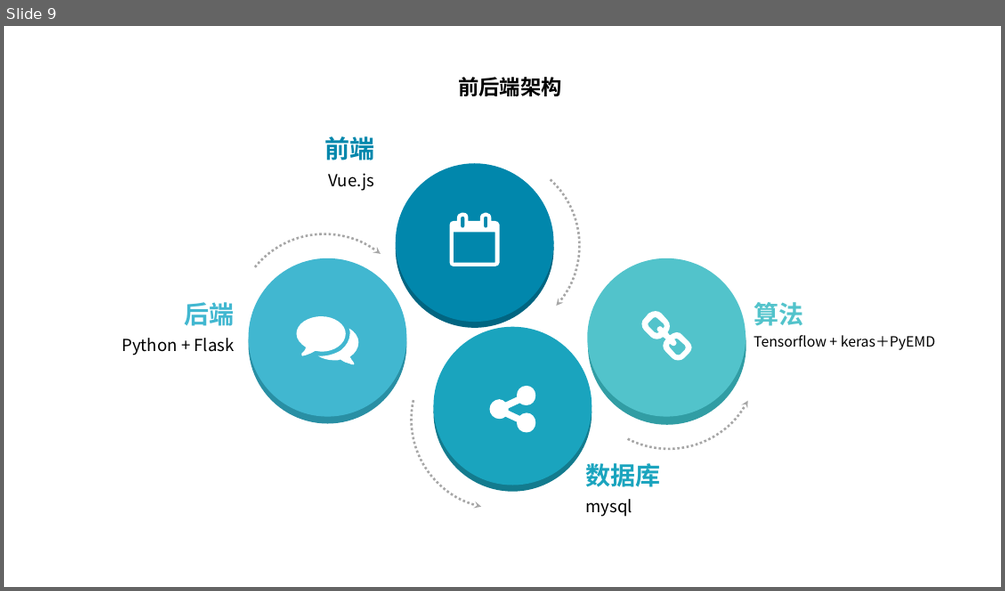
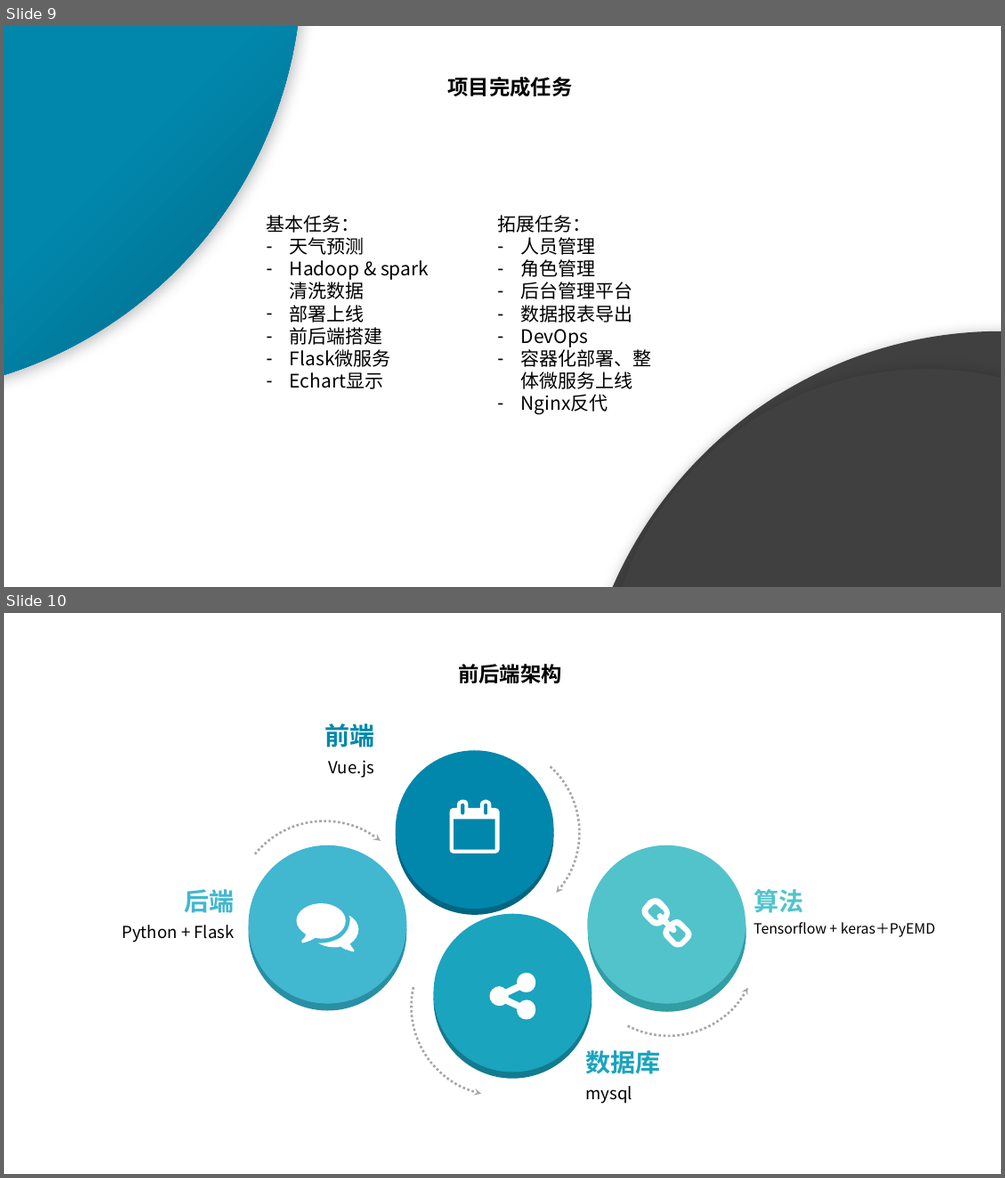
Before and after one commit to liyusummerterm/sse-summerterm, a slide deck: docs/天气预测.pptx. Shown one above the other, each under a label of ours: slide 9 before the commit, slides 9 and 10 after it. The pictures are 1005x591 and 1005x1178 pixels, drawn with LibreOffice and Linux fonts; fonts in the diff are those of the drawing. Boxes give left, top, right and bottom in pixels: in the first picture for what was removed or moved away, otherwise in the second. Text is boxed around its words. In the diff, an @@ line names an element or a change of style, - is before the commit and + after.

Commit message:
ppt update

```diff
--- a/docs/天气预测.pptx
+++ b/docs/天气预测.pptx
@@ slide 9 added at (x1=4, y1=26, x2=1001, y2=587), background #FFFFFF @@
@@ ellipse added at (x1=4, y1=26, x2=302, y2=394), fill gradient #0187AC to #016581 @@
@@ text added at (x1=447, y1=77, x2=572, y2=96), 20 pt, text #000000, bold @@
+项目完成任务
@@ text added at (x1=267, y1=215, x2=391, y2=389), 18 pt, text #000000 @@
+基本任务：
+– 天气预测
+– Hadoop & spark清洗数据
+– 部署上线
+– 前后端搭建
+– Flask微服务
+– Echart显示
@@ text added at (x1=497, y1=215, x2=652, y2=415), 18 pt, text #000000 @@
+拓展任务：
+– 人员管理
+– 角色管理
+– 后台管理平台
+– 数据报表导出
+– DevOps
+– 容器化部署、整体微服务上线
+– Nginx反代
@@ ellipse added at (x1=576, y1=331, x2=1001, y2=587), fill #404040 @@
@@ ellipse added at (x1=605, y1=370, x2=1001, y2=587), fill #404040 @@
@@ what was slide 9 is now slide 10 @@
```
